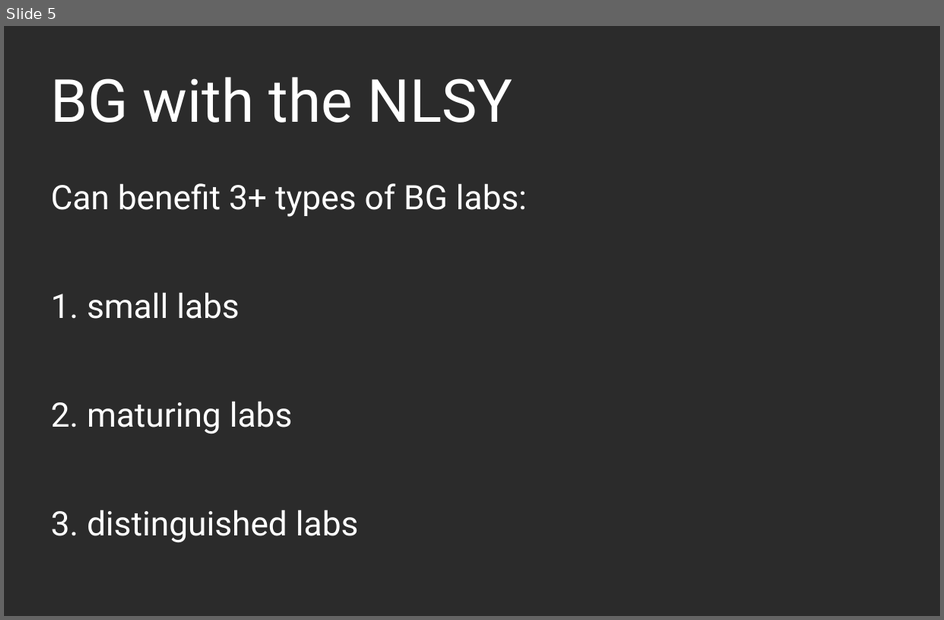
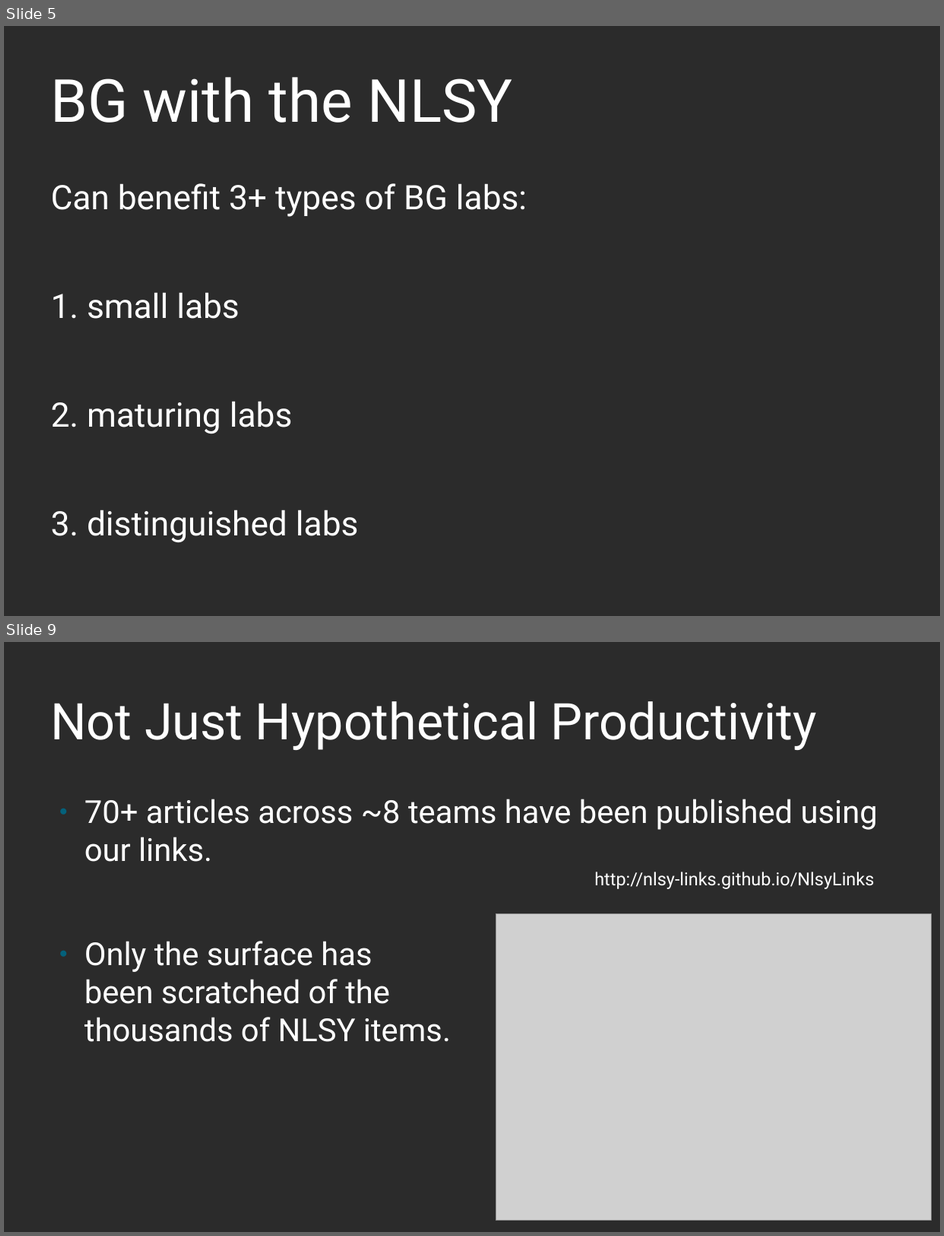
Before and after one commit to nlsy-links/nlsy-links-determination-2017, a slide deck: documentation/publications/2019-stockholm/beasley-2019-bga-stockholm.odp. Shown one above the other, each under a label of ours: slide 5 before the commit, slides 5 and 9 after it; the slides between them are not shown. The pictures are 944x620 and 944x1236 pixels, drawn with LibreOffice and Linux fonts; fonts in the diff are those of the drawing; grey boxes stand for pictures; background and template pictures are left out; a plain dark background stands for a picture behind light text. Boxes give left, top, right and bottom in pixels: in the first picture for what was removed or moved away, otherwise in the second. Text is boxed around its words. In the diff, an @@ line names an element or a change of style, - is before the commit and + after.

```diff
--- a/documentation/publications/2019-stockholm/beasley-2019-bga-stockholm.odp
+++ b/documentation/publications/2019-stockholm/beasley-2019-bga-stockholm.odp
@@ slide 9 added at box(4, 642, 940, 1232), background picture (left out) @@
@@ title added at box(51, 701, 817, 750), 51 pt, text #FFFFFF @@
+Not Just Hypothetical Productivity
@@ text added at box(85, 799, 878, 1042), 32 pt, text #FFFFFF @@
+● 70+ articles across ~8 teams have been published using our links.
+● Only the surface has
+  been scratched of the
+  thousands of NLSY items.
@@ text added at box(595, 872, 874, 889), 18 pt, text #FFFFFF @@
+http://nlsy-links.github.io/NlsyLinks
@@ picture added at box(496, 914, 932, 1220) @@
```
Also in this commit, not shown: 4 slides changed, 1 other slide added, 1 slide removed.
